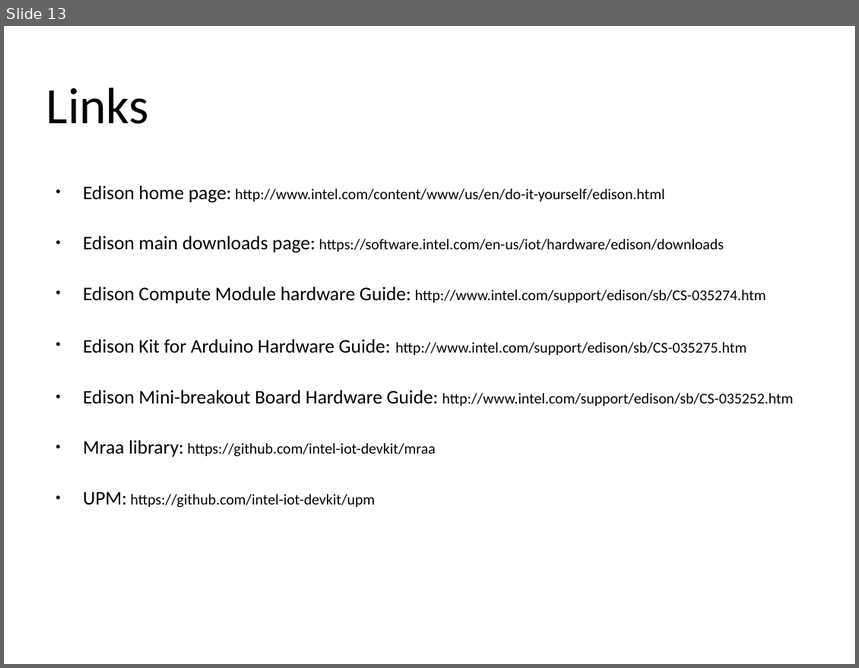
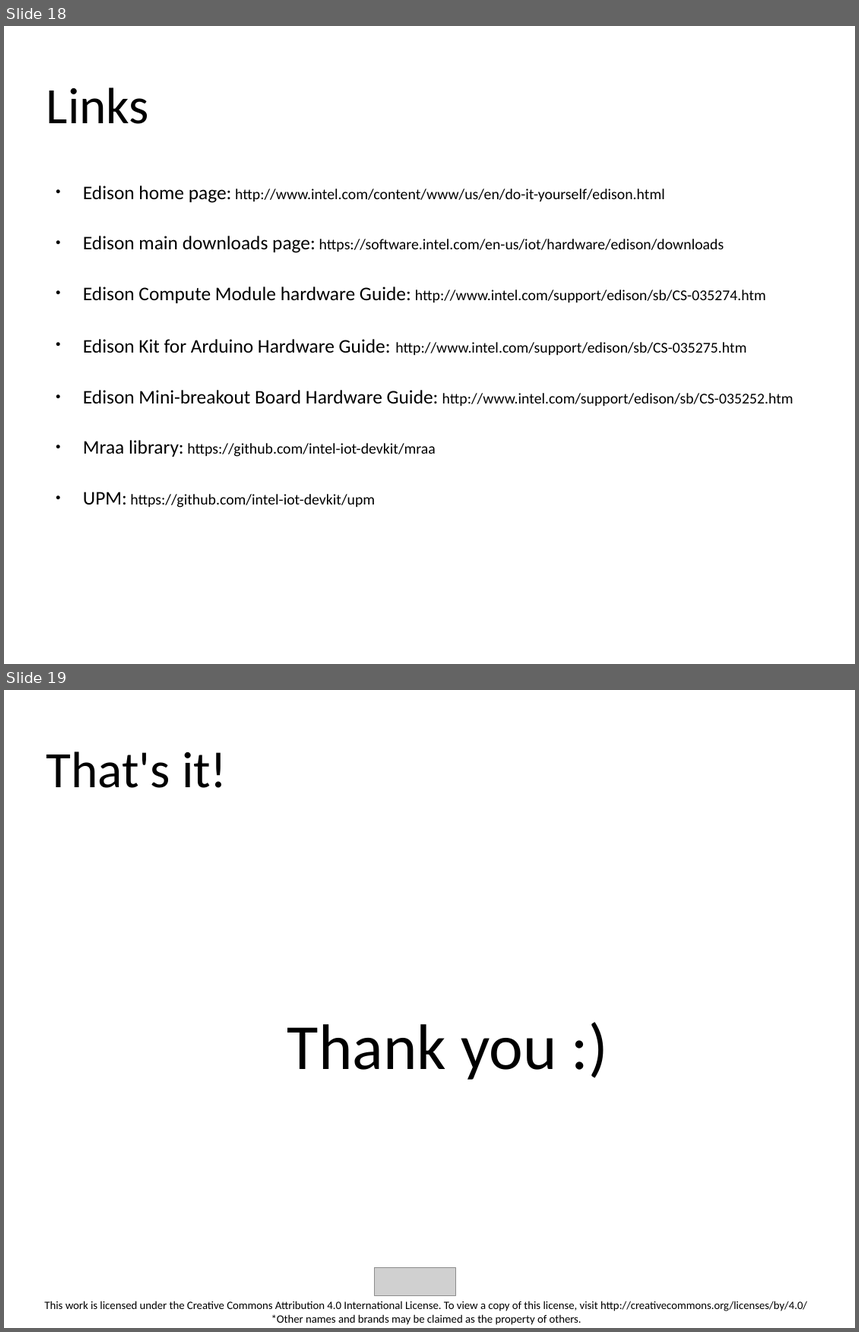
Before and after one commit to alext-mkrs/edison-workshop, a slide deck: slides/edison_workshop.odp. Shown one above the other, each under a label of ours: slide 13 before the commit, slides 18 and 19 after it. The pictures are 859x668 and 859x1332 pixels, drawn with LibreOffice and Linux fonts; fonts in the diff are those of the drawing; grey boxes stand for pictures; background and template pictures are left out. Boxes give left, top, right and bottom in pixels: in the first picture for what was removed or moved away, otherwise in the second. Text is boxed around its words. In the diff, an @@ line names an element or a change of style, - is before the commit and + after.

```diff
--- a/slides/edison_workshop.odp
+++ b/slides/edison_workshop.odp
@@ slide 19 added at (4, 690, 855, 1328), background #FFFFFF @@
@@ title added at (47, 752, 227, 788), 47.6 pt, text #000000 @@
+That's it!
@@ text added at (287, 1024, 557, 1080), 60 pt, text #000000 @@
+Thank you :)
@@ picture added at (375, 1268, 456, 1296) @@
@@ text added at (44, 1301, 807, 1325), 10.5 pt, text #000000 @@
+This work is licensed under the Creative Commons Attribution 4.0 International License. To view a copy of this license, visit http://creativecommons.org/licenses/by/4.0/
+*Other names and brands may be claimed as the property of others.
@@ what was slide 13 is now slide 18 @@
```
Also in this commit, not shown: 3 slides changed, 5 other slides added.
